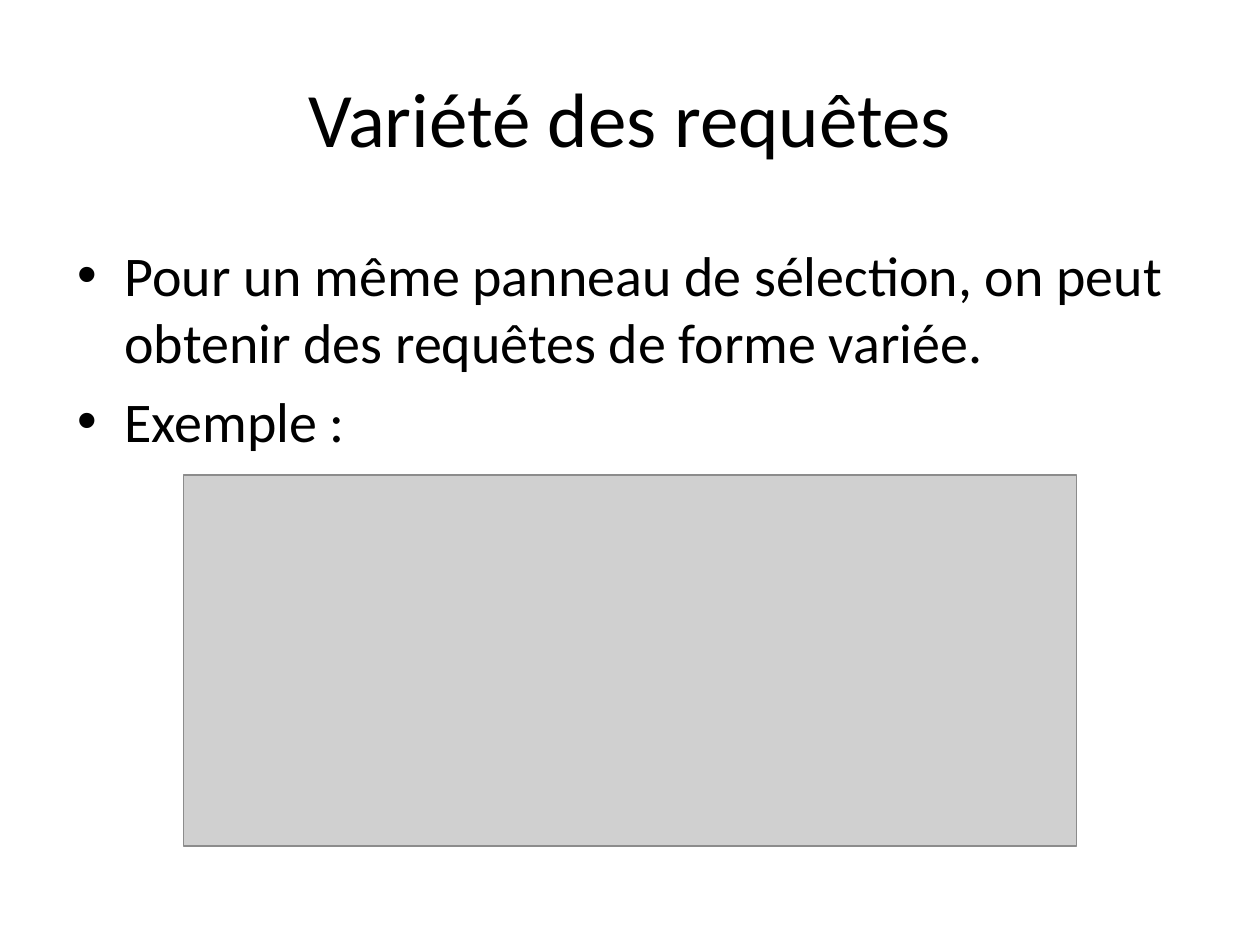
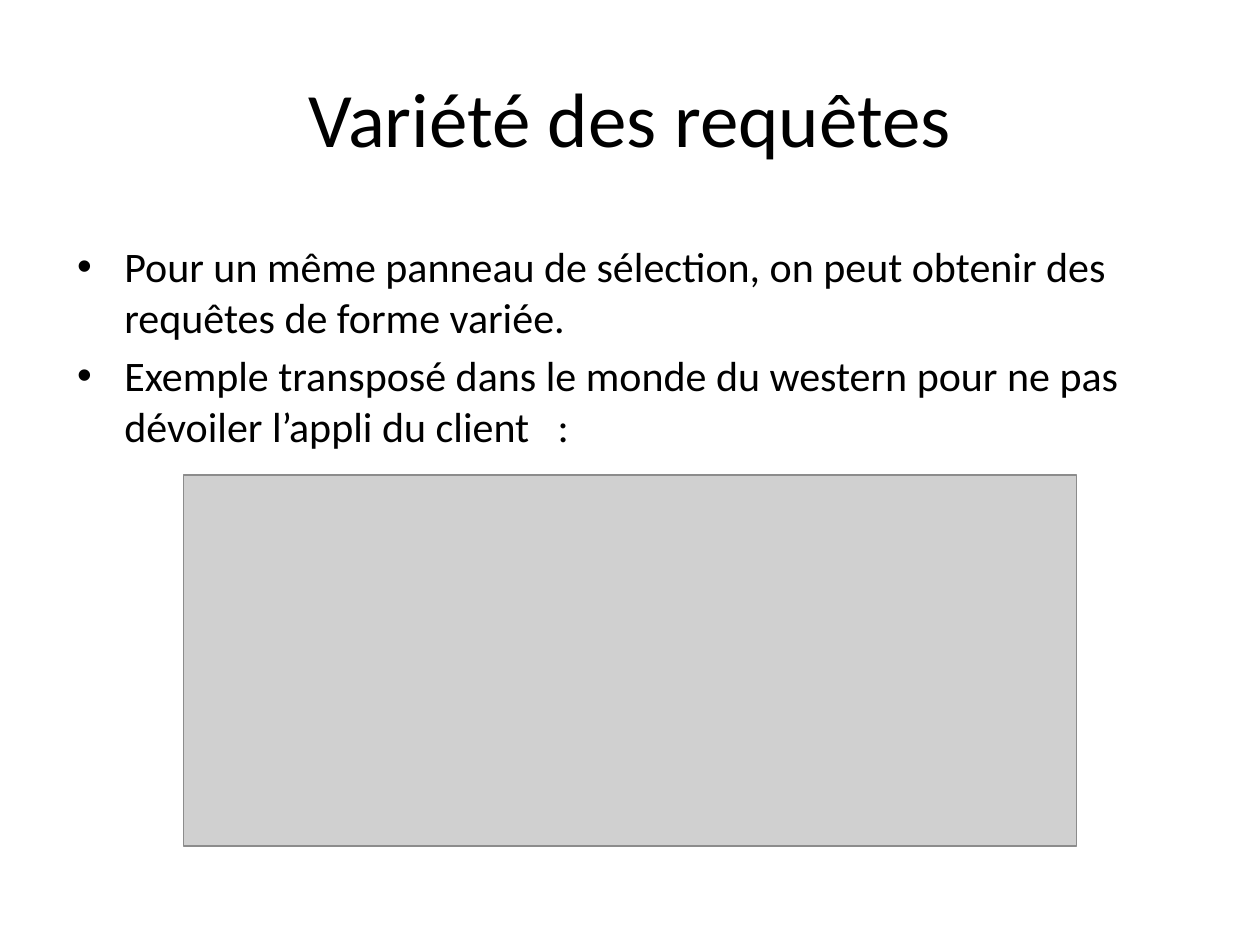
Before and after one commit to aqueryom/aqueryom, a slide deck: slide 10 of Criteria Mix.pptx. Drawn at 1260x945 pixels with LibreOffice and Linux fonts; fonts in the diff are those of the drawing; grey boxes stand for pictures. Boxes give left, top, right and bottom in pixels: in the first picture for what was removed or moved away, otherwise in the second. Text is boxed around its words. In the diff, an @@ line names an element or a change of style, - is before the commit and + after.

```diff
--- a/Criteria Mix.pptx
+++ b/Criteria Mix.pptx
@@ text at box(124, 252, 1105, 340): size 32 to 24 pt in "Pour un même panneau de sélection, on ..."; less space between paragraphs @@
@@ text at box(124, 361, 1119, 449): text changed; size 32 to 24 pt @@
-• Exemple :
+• Exemple transposé dans le monde du western pour ne pas dévoiler l’appli du client :
```
Also in this commit, not shown: 4 other slides changed, 5 slides added, 1 other file.
